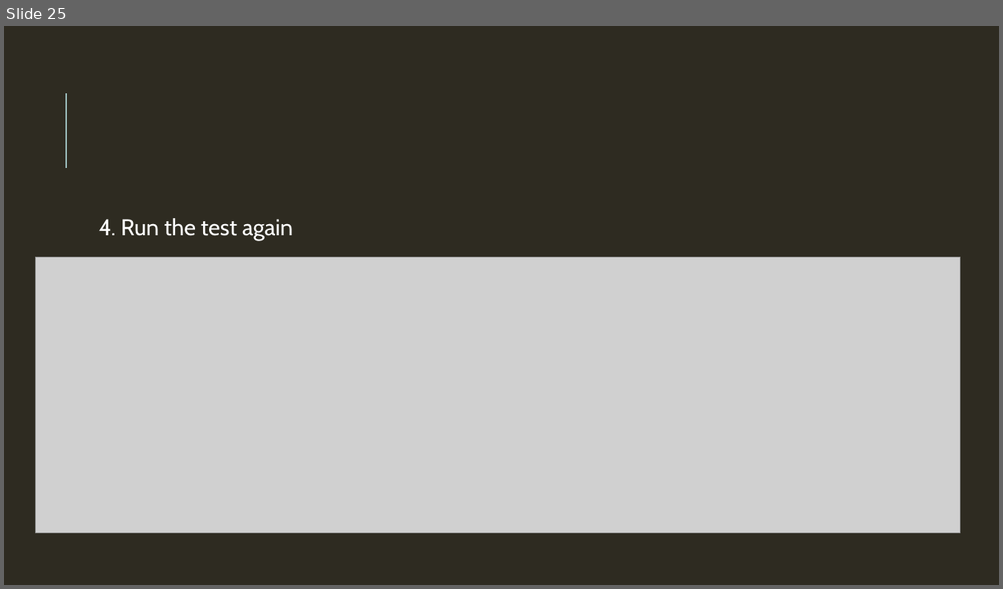
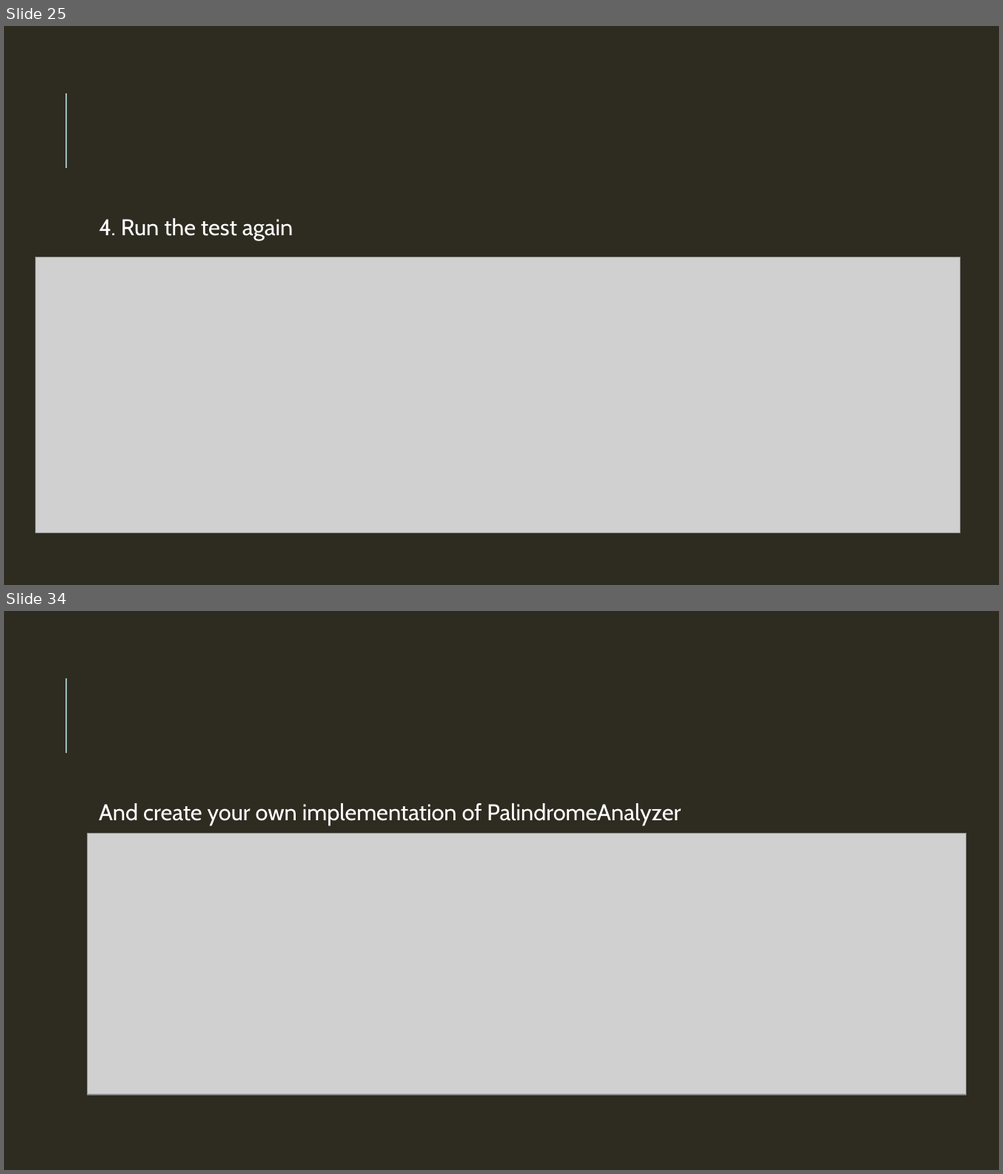
Before and after one commit to DevelopersDelicias/tdd_workshop, a slide deck: tdd_ws.pptx. Shown one above the other, each under a label of ours: slide 25 before the commit, slides 25 and 34 after it; the slides between them are not shown. The pictures are 1003x589 and 1003x1174 pixels, drawn with LibreOffice and Linux fonts; fonts in the diff are those of the drawing; grey boxes stand for pictures. Boxes give left, top, right and bottom in pixels: in the first picture for what was removed or moved away, otherwise in the second. Text is boxed around its words. In the diff, an @@ line names an element or a change of style, - is before the commit and + after.

```diff
--- a/tdd_ws.pptx
+++ b/tdd_ws.pptx
@@ slide 34 added at <box>4,611,999,1170</box>, background #2E2B21; not listed: 1 template element that a slide beside it also shows @@
@@ text added at <box>99,803,680,826</box>, 22 pt, text #FFFFFF @@
+  And create your own implementation of PalindromeAnalyzer
@@ picture added at <box>88,833,967,1095</box> @@
```
Also in this commit, not shown: 8 slides changed, 108 other slides added, 1 slide removed.
